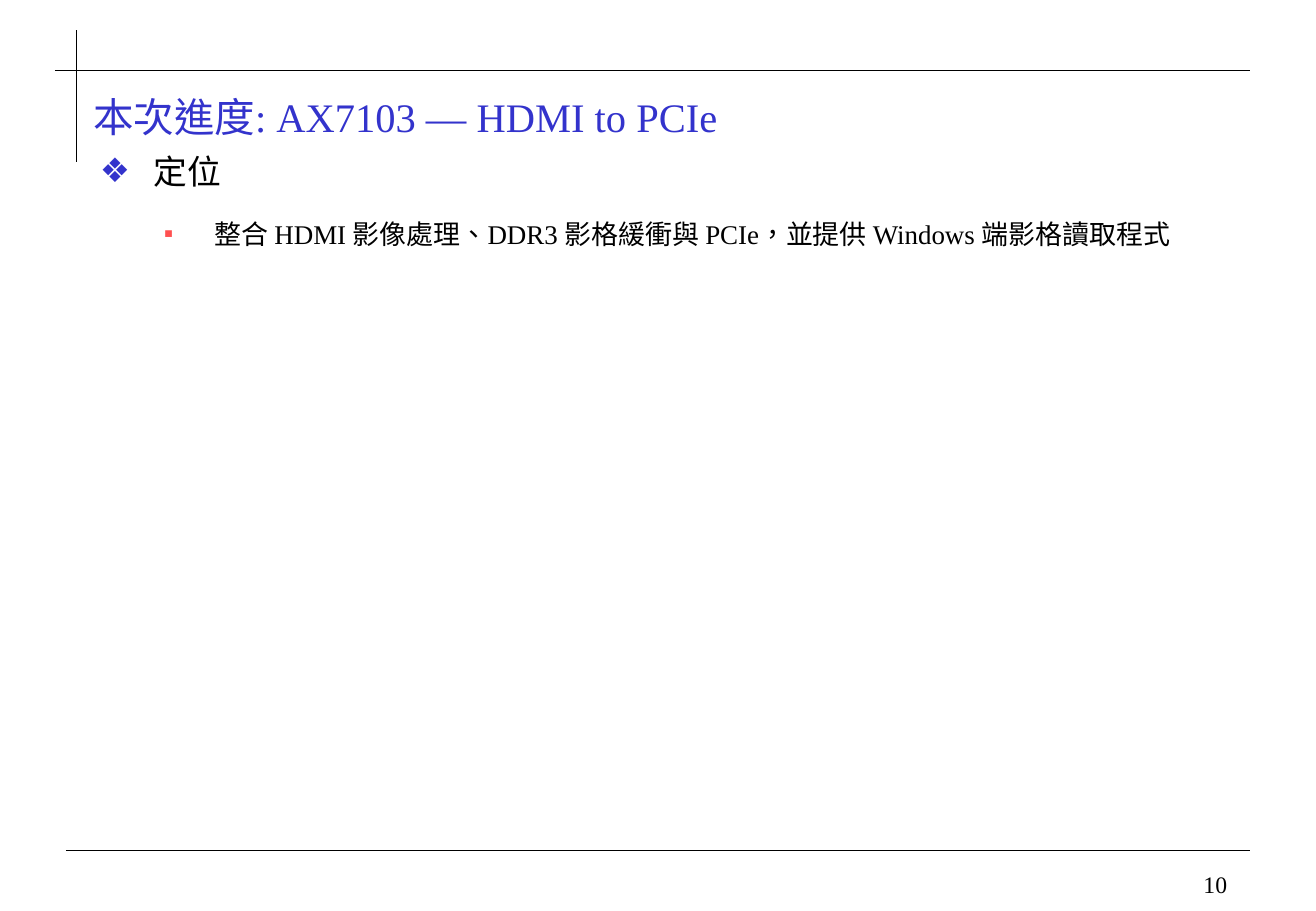
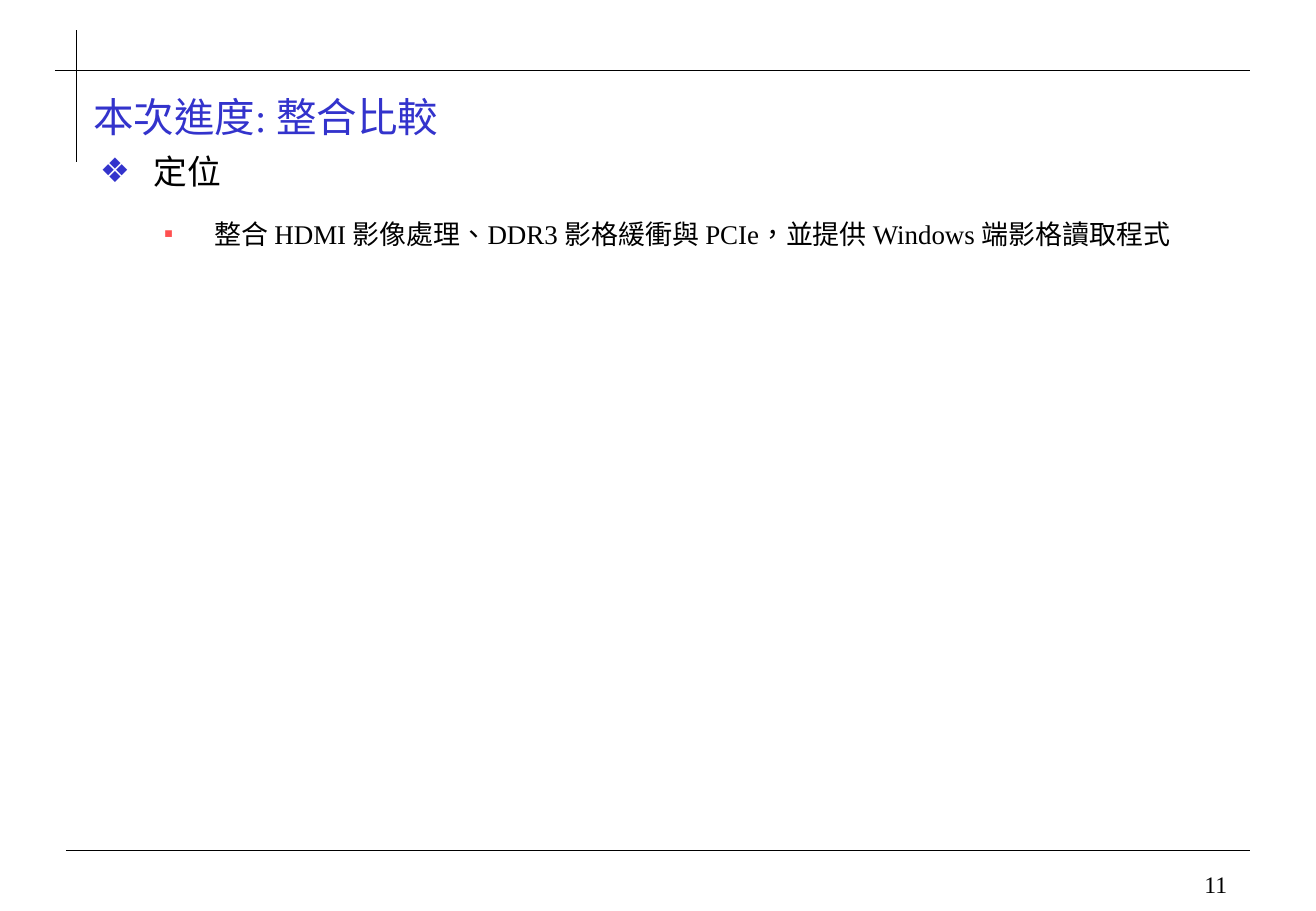
Before and after one commit to 0ilasis0/home, a slide deck: slide 11 of Onyx_進度報告_1013.pptx (slide 10 before the commit). Drawn at 1316x911 pixels with LibreOffice and Linux fonts; fonts in the diff are those of the drawing; background and template pictures are left out. Boxes give left, top, right and bottom in pixels: in the first picture for what was removed or moved away, otherwise in the second. Text is boxed around its words. In the diff, an @@ line names an element or a change of style, - is before the commit and + after.

```diff
--- a/Onyx_進度報告_1013.pptx
+++ b/Onyx_進度報告_1013.pptx
@@ title at (x1=93, y1=98, x2=438, y2=136): text changed @@
-本次進度: AX7103 — HDMI to PCIe
+本次進度: 整合比較
@@ page number at (x1=1204, y1=877, x2=1227, y2=893): text changed @@
-10
+11
```
Also in this commit, not shown: 6 other slides changed, 3 other files.
